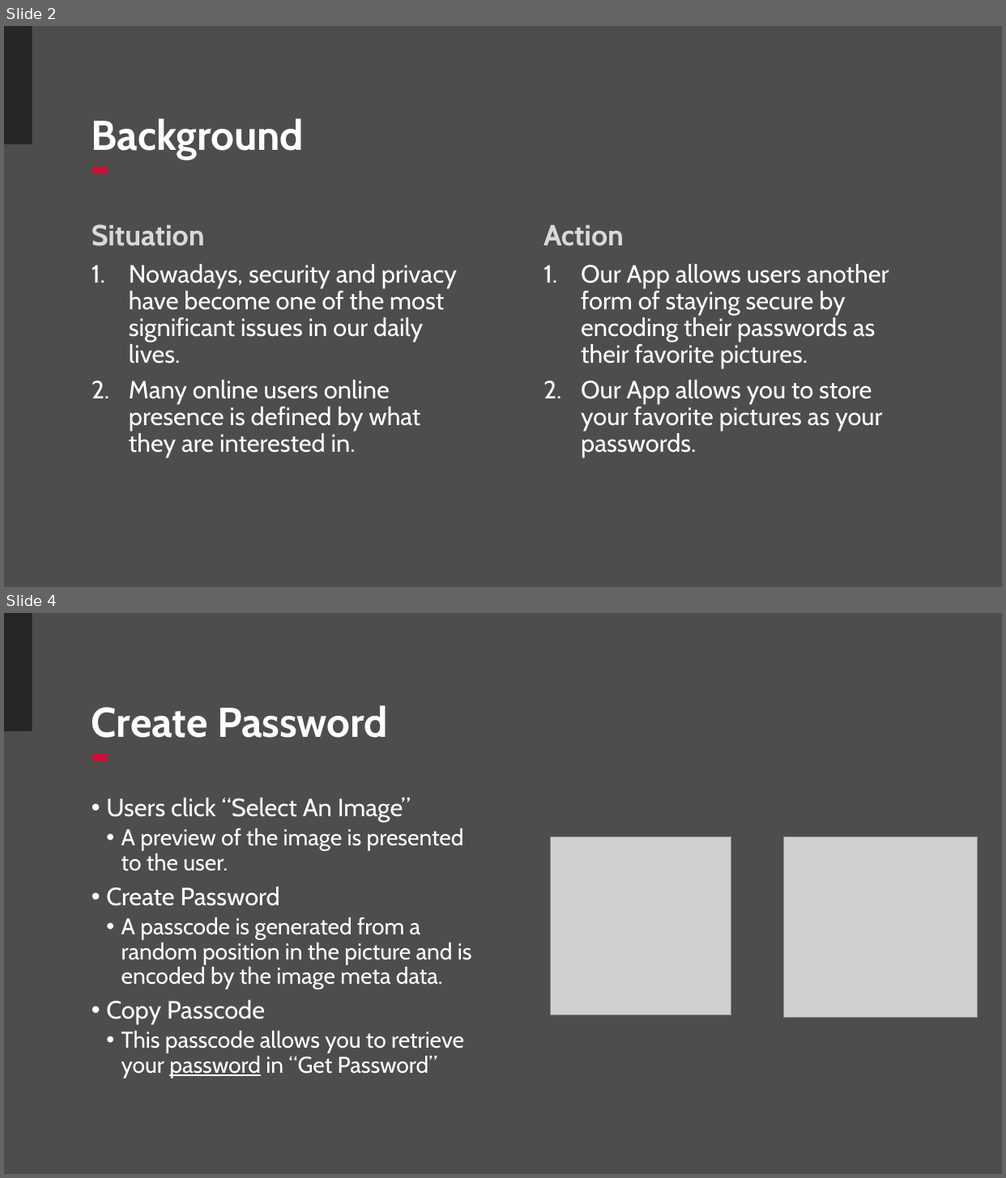
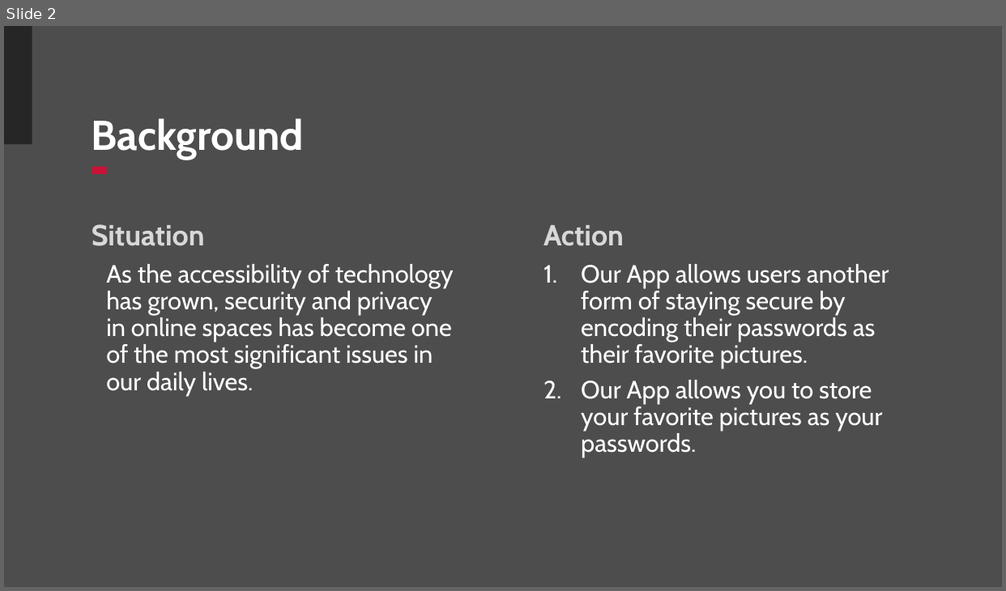
Before and after one commit to nhannguyen111/Steganography-Image-Password, a slide deck: Hackathon 2025 IMGPASS.pptx. Shown one above the other, each under a label of ours: slides 2 and 4 before the commit, slide 2 after it; the slides between them are not shown. The pictures are 1006x1178 and 1006x591 pixels, drawn with LibreOffice and Linux fonts; fonts in the diff are those of the drawing; grey boxes stand for pictures; background and template pictures are left out. Boxes give left, top, right and bottom in pixels: in the first picture for what was removed or moved away, otherwise in the second. Text is boxed around its words. In the diff, an @@ line names an element or a change of style, - is before the commit and + after.

```diff
--- a/Hackathon 2025 IMGPASS.pptx
+++ b/Hackathon 2025 IMGPASS.pptx
@@ slide 4 removed at (x1=4, y1=613, x2=1002, y2=1174), background #4D4D4D; not listed: 2 template elements that a slide beside it also shows @@
@@ title removed at (x1=91, y1=705, x2=388, y2=738) @@
-Create Password
@@ text removed at (x1=106, y1=798, x2=472, y2=1078) @@
-• Users click “Select An Image”
-  • A preview of the image is presented to the user.
-• Create Password
-  • A passcode is generated from a random position in the picture and is encoded by the image meta data.
-• Copy Passcode
-  • This passcode allows you to retrieve your password in “Get Password”
@@ picture removed at (x1=551, y1=837, x2=731, y2=1016) @@
@@ picture removed at (x1=783, y1=837, x2=978, y2=1018) @@
@@ slide 2 changed as well @@
@@ text at (x1=106, y1=264, x2=454, y2=395): text changed @@
-1. Nowadays, security and privacy have become one of the most significant issues in our daily lives.
-2. Many online users online presence is defined by what they are interested in.
+As the accessibility of technology has grown, security and privacy in online spaces has become one of the most significant issues in our daily lives.
```
Also in this commit, not shown: 8 slides added, 4 other slides removed, 1 other file.
